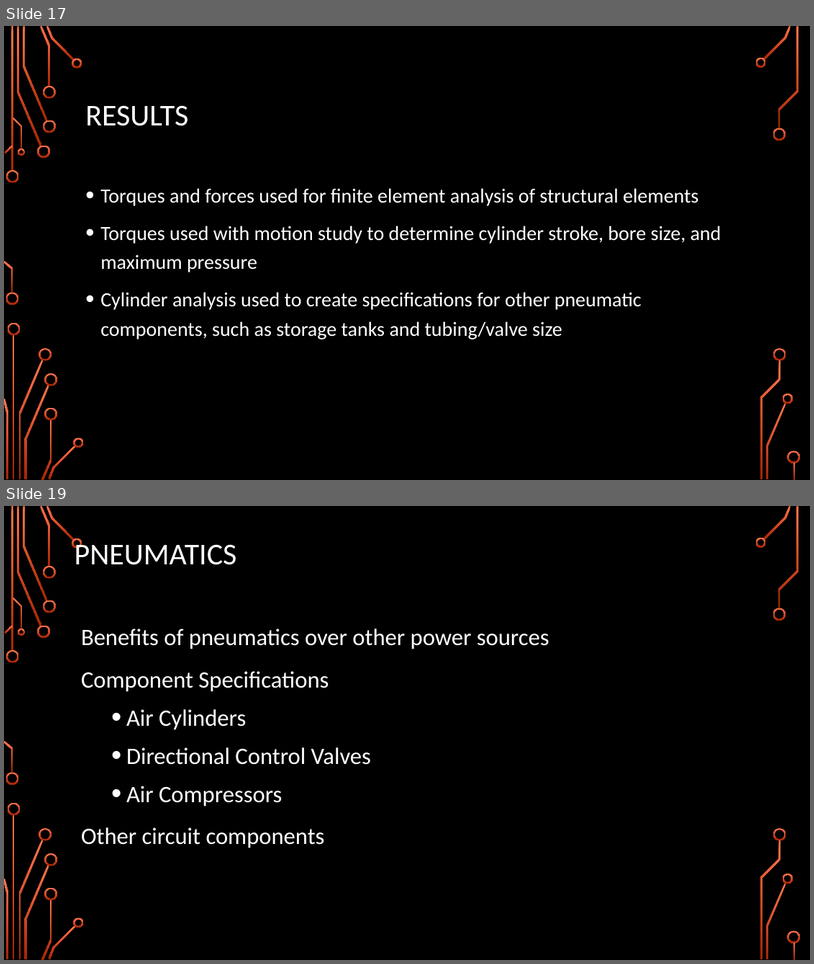
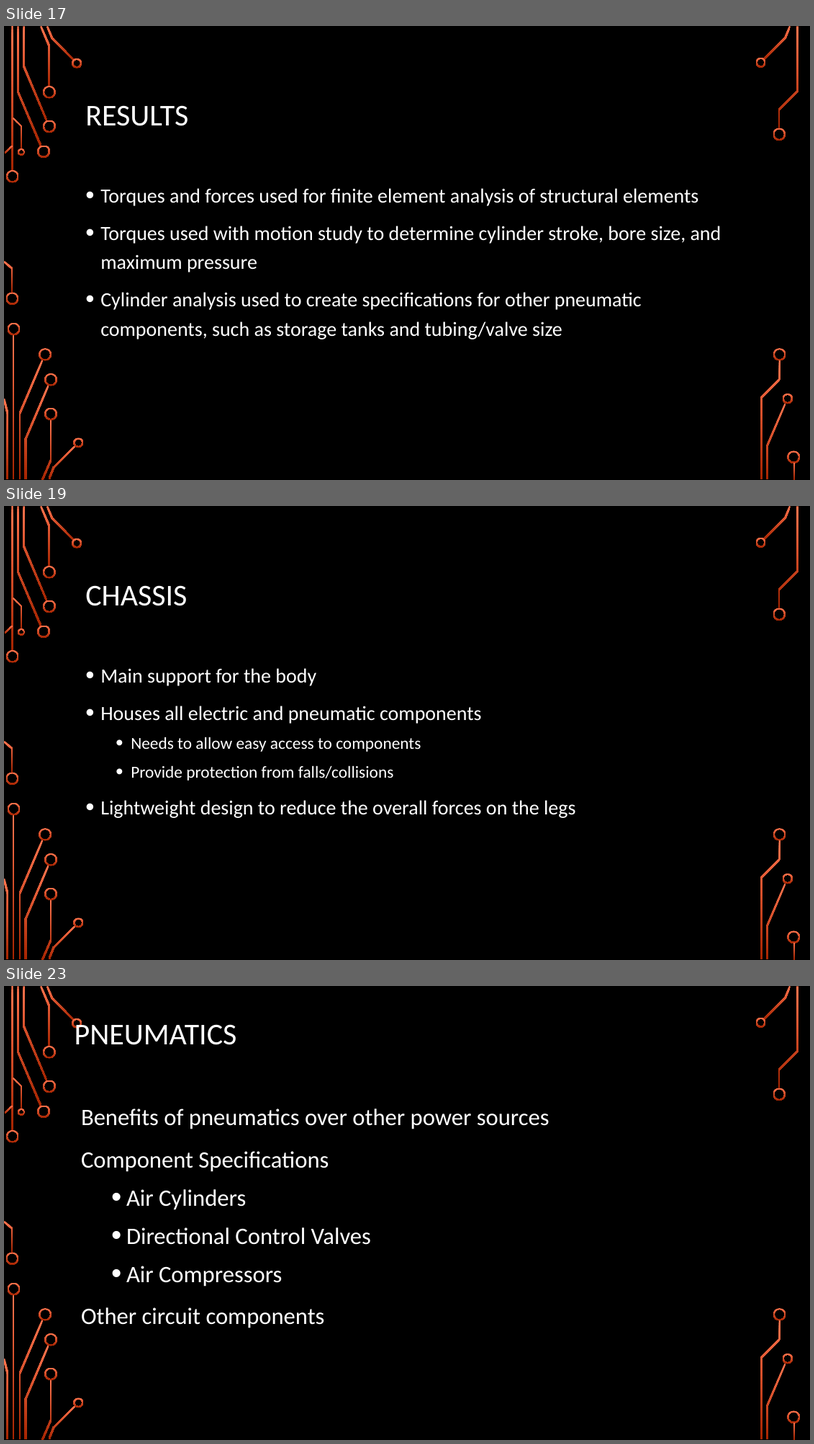
Before and after one commit to Logiant/AgileRoboticControls, a slide deck: Documentation/Presentation/Design Presentation/Design Presentation.pptx. Shown one above the other, each under a label of ours: slides 17 and 19 before the commit, slides 17, 19 and 23 after it; the slides between them are not shown. The pictures are 814x964 and 814x1444 pixels, drawn with LibreOffice and Linux fonts; fonts in the diff are those of the drawing; background and template pictures are left out. Boxes give left, top, right and bottom in pixels: in the first picture for what was removed or moved away, otherwise in the second. Text is boxed around its words. In the diff, an @@ line names an element or a change of style, - is before the commit and + after.

Commit message:
Design Presentation
Some updated slides

```diff
--- a/Documentation/Presentation/Design Presentation/Design Presentation.pptx
+++ b/Documentation/Presentation/Design Presentation/Design Presentation.pptx
@@ slide 19 added at [4, 506, 810, 960], background picture (left out); not listed: 36 template elements that a slide beside it also shows @@
@@ title added at [85, 585, 187, 606], 36 pt, text #FFFFFF @@
+CHASSIS
@@ text added at [100, 668, 576, 818], 24 pt, text #FFFFFF @@
+• Main support for the body
+• Houses all electric and pneumatic components
+  • Needs to allow easy access to components
+  • Provide protection from falls/collisions
+• Lightweight design to reduce the overall forces on the legs
@@ what was slide 19 is now slide 23 @@
```
Also in this commit, not shown: 4 other slides added, 1 slide removed.
